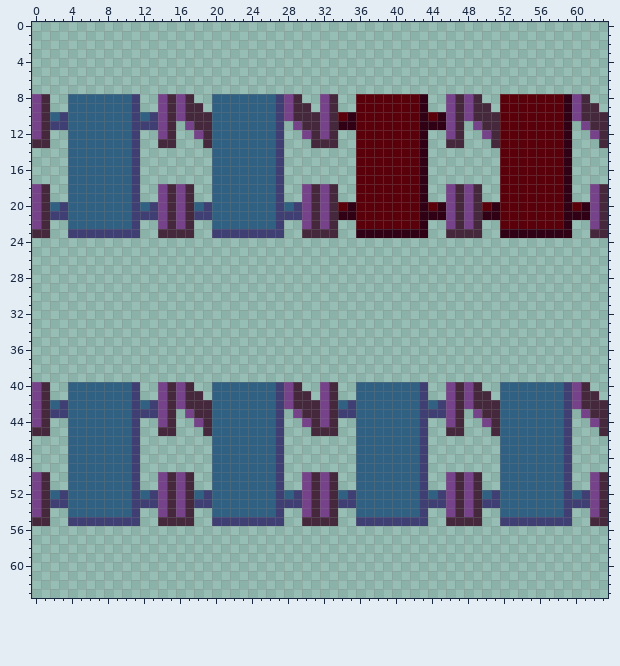
Pixel-art file: car.ase. That is the earlier state.
64x64 pixels, 1 frame.
New version:
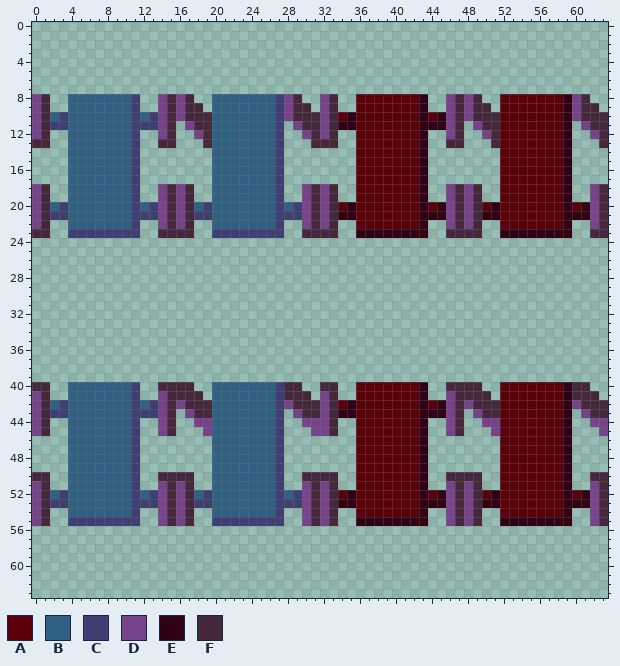
Palette (. is transparent): A #59000a  B #306082  C #3f3f74  D #76428a  E #300015  F #45283c
The exact change:
@@ x 0..63 @@
 39 ................................................................
-40 DF..BBBBBBBC..DFDF..BBBBBBBCDF..DF..BBBBBBBC..DFDF..BBBBBBBCDF..
-41 DF..BBBBBBBC..DFDFF.BBBBBBBCDFF.DF..BBBBBBBC..DFDFF.BBBBBBBCDFF.
-42 DFBCBBBBBBBCBCDFDFFFBBBBBBBCDFFFDFBCBBBBBBBCBCDFDFFFBBBBBBBCDFFF
-43 DFCCBBBBBBBCCCDF.DFFBBBBBBBC.DFFDFCCBBBBBBBCCCDF.DFFBBBBBBBC.DFF
-44 DF..BBBBBBBC..DF..DFBBBBBBBC..DFDF..BBBBBBBC..DF..DFBBBBBBBC..DF
-45 FF..BBBBBBBC..FF...FBBBBBBBC...FFF..BBBBBBBC..FF...FBBBBBBBC...F
-46 ....BBBBBBBC........BBBBBBBC........BBBBBBBC........BBBBBBBC....
-47 ....BBBBBBBC........BBBBBBBC........BBBBBBBC........BBBBBBBC....
-48 ....BBBBBBBC........BBBBBBBC........BBBBBBBC........BBBBBBBC....
-49 ....BBBBBBBC........BBBBBBBC........BBBBBBBC........BBBBBBBC....
-50 DF..BBBBBBBC..DFDF..BBBBBBBC..DFDF..BBBBBBBC..DFDF..BBBBBBBC..DF
-51 DF..BBBBBBBC..DFDF..BBBBBBBC..DFDF..BBBBBBBC..DFDF..BBBBBBBC..DF
-52 DFBCBBBBBBBCBCDFDFBCBBBBBBBCBCDFDFBCBBBBBBBCBCDFDFBCBBBBBBBCBCDF
-53 DFCCBBBBBBBCCCDFDFCCBBBBBBBCCCDFDFCCBBBBBBBCCCDFDFCCBBBBBBBCCCDF
-54 DF..BBBBBBBC..DFDF..BBBBBBBC..DFDF..BBBBBBBC..DFDF..BBBBBBBC..DF
-55 FF..CCCCCCCC..FFFF..CCCCCCCC..FFFF..CCCCCCCC..FFFF..CCCCCCCC..FF
+40 FF..BBBBBBBC..FFFF..BBBBBBBCFF..FF..AAAAAAAE..FFFF..AAAAAAAEFF..
+41 DF..BBBBBBBC..DFFFF.BBBBBBBCFFF.DF..AAAAAAAE..DFFFF.AAAAAAAEFFF.
+42 DFBCBBBBBBBCBCDFDFFFBBBBBBBCDFFFDFAEAAAAAAAEAEDFDFFFAAAAAAAEDFFF
+43 DFCCBBBBBBBCCCDF.DFFBBBBBBBC.DFFDFEEAAAAAAAEEEDF.DFFAAAAAAAE.DFF
+44 DF..BBBBBBBC..DF..DDBBBBBBBC..DDDF..AAAAAAAE..DF..DDAAAAAAAE..DD
+45 DF..BBBBBBBC..DF...DBBBBBBBC...DDF..AAAAAAAE..DF...DAAAAAAAE...D
+46 ....BBBBBBBC........BBBBBBBC........AAAAAAAE........AAAAAAAE....
+47 ....BBBBBBBC........BBBBBBBC........AAAAAAAE........AAAAAAAE....
+48 ....BBBBBBBC........BBBBBBBC........AAAAAAAE........AAAAAAAE....
+49 ....BBBBBBBC........BBBBBBBC........AAAAAAAE........AAAAAAAE....
+50 FF..BBBBBBBC..FFFF..BBBBBBBC..FFFF..AAAAAAAE..FFFF..AAAAAAAE..FF
+51 DF..BBBBBBBC..DFDF..BBBBBBBC..DFDF..AAAAAAAE..DFDF..AAAAAAAE..DF
+52 DFBCBBBBBBBCBCDFDFBCBBBBBBBCBCDFDFAEAAAAAAAEAEDFDFAEAAAAAAAEAEDF
+53 DFCCBBBBBBBCCCDFDFCCBBBBBBBCCCDFDFEEAAAAAAAEEEDFDFEEAAAAAAAEEEDF
+54 DF..BBBBBBBC..DFDF..BBBBBBBC..DFDF..AAAAAAAE..DFDF..AAAAAAAE..DF
+55 DF..CCCCCCCC..DFDF..CCCCCCCC..DFDF..EEEEEEEE..DFDF..EEEEEEEE..DF
 56 ................................................................
Changed places in both pictures, as pixel boxes (x1, y1, x2, y2):
changed: (32, 382, 41, 391)
changed: (158, 382, 212, 481)
changed: (284, 382, 608, 526)
changed: (32, 427, 41, 481)
changed: (32, 517, 41, 526)
changed: (158, 517, 185, 526)
